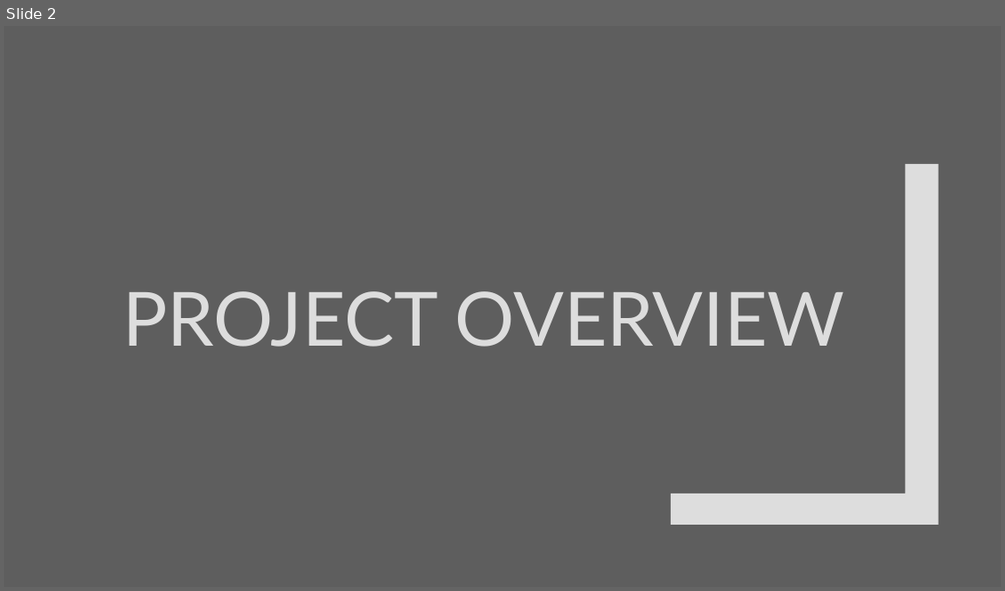
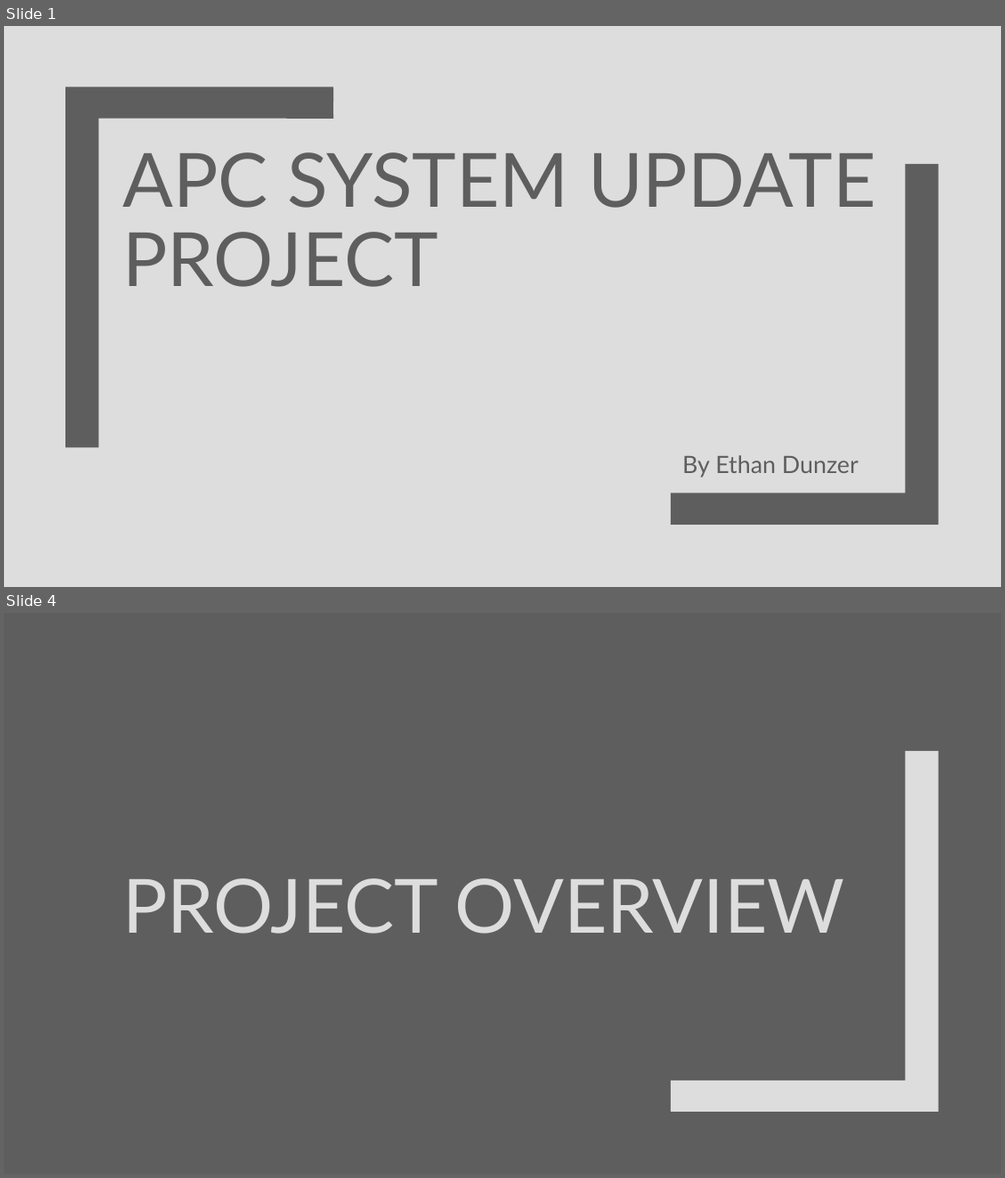
Before and after one commit to edunzer/YR4_TERM-3, a slide deck: Advanced Technical Writing/WEEK 10/Assignment #5 Oral Presentation.pptx. Shown one above the other, each under a label of ours: slide 2 before the commit, slides 1 and 4 after it; the slides between them are not shown. The pictures are 1005x591 and 1005x1178 pixels, drawn with LibreOffice and Linux fonts; fonts in the diff are those of the drawing. Boxes give left, top, right and bottom in pixels: in the first picture for what was removed or moved away, otherwise in the second. Text is boxed around its words. In the diff, an @@ line names an element or a change of style, - is before the commit and + after.

```diff
--- a/Advanced Technical Writing/WEEK 10/Assignment #5 Oral Presentation.pptx
+++ b/Advanced Technical Writing/WEEK 10/Assignment #5 Oral Presentation.pptx
@@ slide 1 added at <box>4,26,1001,587</box>, background #DDDDDD @@
@@ freeform shape added at <box>65,87,333,447</box>, fill #5E5E5E @@
@@ title added at <box>122,152,875,287</box>, 72 pt, text #5E5E5E @@
+APC SYSTEM UPDATE PROJECT
@@ freeform shape added at <box>671,164,938,524</box>, fill #5E5E5E @@
@@ subtitle added at <box>682,455,858,477</box>, 23 pt, text #5E5E5E @@
+By Ethan Dunzer
@@ what was slide 2 is now slide 4 @@
```
Also in this commit, not shown: 7 other slides added, 5 slides removed.
